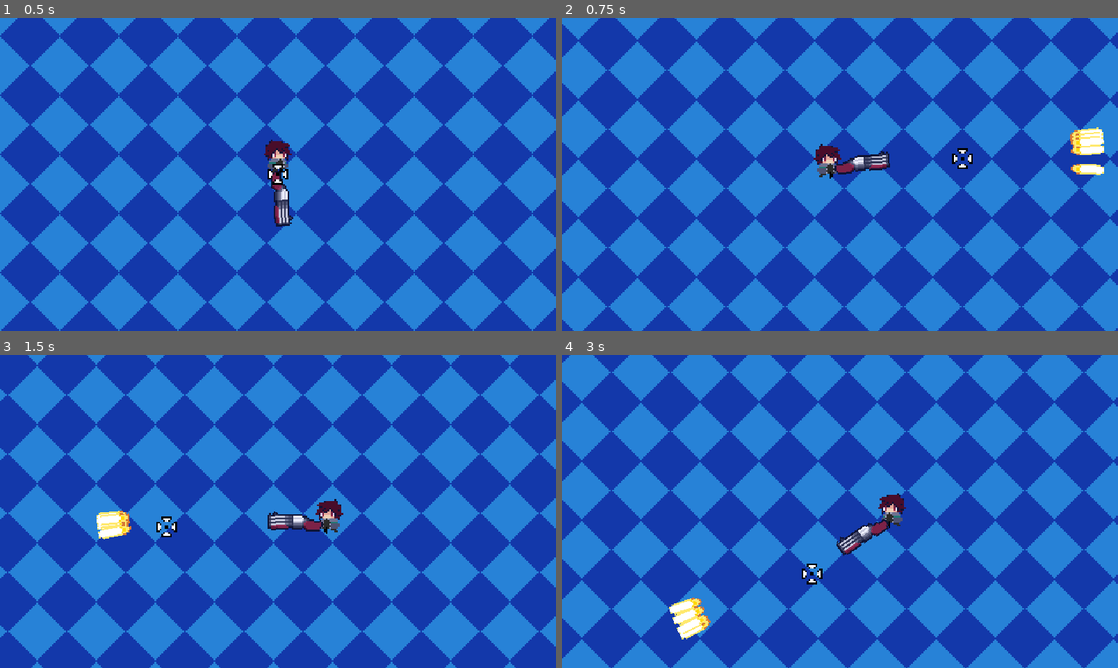
Above: before the commit, frames 1-4 (two rows, left to right).
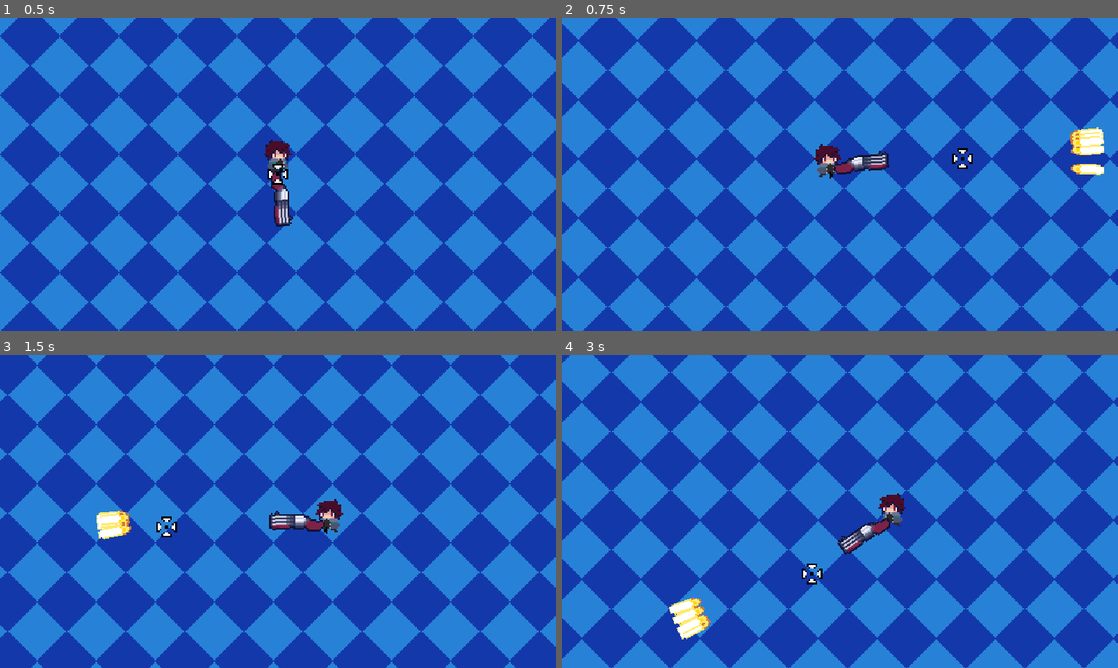
Above: after the commit, the same moments.

Repository: gisotra/protoroguelike
Game: Godot game, scene res://scenes/levels/level.tscn
Two runs of this game, one before a commit and one after it. Both use one fixed random seed, a clock stepped at 60 frames per second and the inputs below.
Inputs (mouse positions are in pixels of both pictures, inside the frame that each line leads up to):
- Up to frame 1 (0.5 s): no input
- Up to frame 2 (0.75 s): move the mouse to (962, 158) at 0.52 s; press the mouse at (962, 158) at 0.53 s; hold D (move_right) from 0.53 s (still down)
- Up to frame 3 (1.5 s): move the mouse to (166, 527) at 1.27 s; release D (move_right) at 1.28 s; release the mouse at (166, 527) at 1.28 s; hold S (move_down) from 1.28 s (still down); click (166, 527) at 1.35 s
- Up to frame 4 (3 s): move the mouse to (895, 442) at 2.02 s; release S (move_down) at 2.03 s; press the mouse at (895, 442) at 2.03 s; hold D (move_right) 2.03-2.78 s; move the mouse to (812, 574) at 2.77 s; release the mouse at (812, 574) at 2.78 s; hold W (move_up) from 2.78 s (still down); click (812, 574) at 2.85 s

Frame 1 is identical in both runs. In frame 2, less than 0.1% of the frame differs, in the area x 48-59%, y 42-50%; in frame 3, 0.2%; in frame 4, 0.2%, in the area x 49-59%, y 52-65%.

Commit message:
enum gun type

Diff:
--- a/resources/weapons/TripleShotgun.tres
+++ b/resources/weapons/TripleShotgun.tres
@@ -62,7 +62,7 @@
 bullets_per_shot = 5
 gun_type = 1
 shake_intensity = 3.0
-recoil = 1.5
+recoil = 6.5
 gun_texture = SubResource("AtlasTexture_vkq25")
 muzzle_flash_animation = SubResource("SpriteFrames_n1xar")
 metadata/_custom_type_script = "uid://lq56wytnavvh"
--- a/resources/weapons/base/GunSettings.gd
+++ b/resources/weapons/base/GunSettings.gd
@@ -22,8 +22,8 @@
 @export var shell_texture: Texture2D
 
 enum gunType{
-	AUTO,
-	SEMIAUTO,
-	LASER,
-	CHARGE
+	AUTO = 0,
+	SEMIAUTO = 1,
+	LASER = 2,
+	CHARGE = 3
 }
--- a/scripts/weapons/Gun.gd
+++ b/scripts/weapons/Gun.gd
@@ -14,7 +14,7 @@
 @onready var muzzle_flash: AnimatedSprite2D = $muzzleFlash
 @onready var camera: Camera2D = get_tree().get_first_node_in_group("Camera") #node global
 @onready var player: CharacterBody2D = get_tree().get_first_node_in_group("Player")
-@onready var type
+@onready var type: GunSettings.gunType
 
 func _ready():
 	setup_gun()
@@ -23,16 +23,23 @@
 	if Engine.is_editor_hint():
 		return
 	_manage_pos()
-	if Input.is_action_just_pressed("fire"):
-		shoot()
+	#se a arma for semi-automatica:
+	match type:
+		GunSettings.gunType.SEMIAUTO:
+			if Input.is_action_just_pressed("fire"):
+				shoot()
+		GunSettings.gunType.AUTO:	#se a arma for semi-automatica
+			if Input.is_action_pressed("fire"):
+				shoot()
 	if gun_sprite.position.x < 20:
 		gun_sprite.position.x = lerp(gun_sprite.position.x, 20.0, 10.0 * delta)
 
 func setup_gun():
-	type = gun_settings.gun_type
+
 	if gun_settings and gun_sprite:
 		gun_sprite.texture = gun_settings.gun_texture
 		muzzle_flash.sprite_frames = gun_settings.muzzle_flash_animation
+		type = gun_settings.gun_type
 
 func shoot():
 	muzzle_flash.play("burst")
@@ -62,9 +69,8 @@
 	bullet_instance.rotation = global_rotation + deg_to_rad(randi_range(-spread_value, spread_value))
 
 func _apply_recoil(recoil_value):
-	"""if type == GunSettings.gun_type.SEMIAUTO:
-		gun_sprite.position.x -= recoil_value
-	if type == GunSettings.gun_type.AUTO:
-		gun_sprite.position.x = -recoil_value
-	"""
-	gun_sprite.position.x -= recoil_value
+	match type:
+		GunSettings.gunType.SEMIAUTO:
+			gun_sprite.position.x -= recoil_value
+		GunSettings.gunType.AUTO:	#se a arma for semi-automatica
+			gun_sprite.position.x = -recoil_value * 0.10
